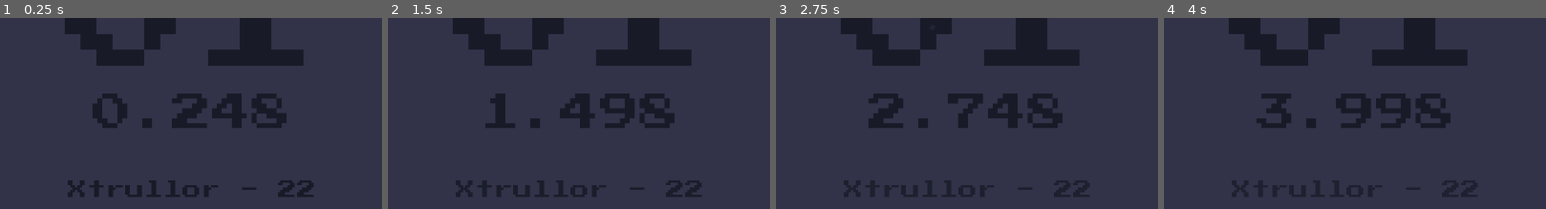
Above: before the commit, frames 1-4 (left to right).
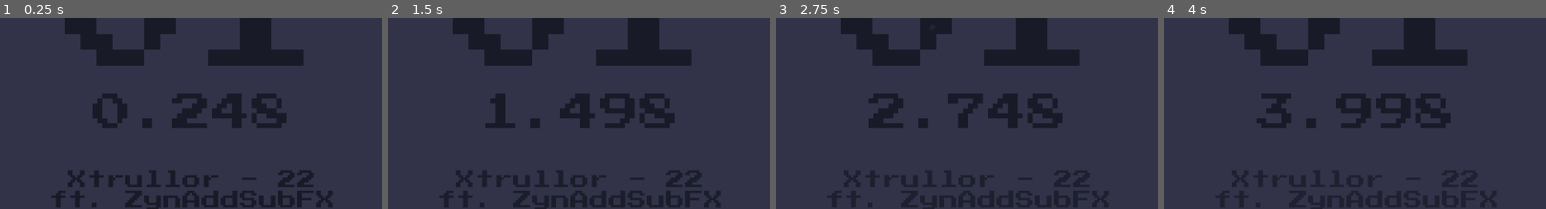
Above: after the commit, the same moments.

Repository: veprogames/gododger
Game: Godot game, scene res://level/level.tscn
Same seed, same stepped clock (60 frames per second), same inputs: the game is played once before the commit and once after it.
Inputs (mouse positions are % of the whole screen's width and height, from its top left):
- Up to frame 1 (0.25 s): no input
- Up to frame 2 (1.5 s): move the mouse to (55, 50) at 0.52 s; move the mouse to (45, 50) at 1.27 s
- Up to frame 3 (2.75 s): move the mouse to (52, 48) at 2.02 s
- Up to frame 4 (4 s): move the mouse to (49, 52) at 2.77 s; move the mouse to (57, 51) at 3.52 s
The pictures show only the part of the screen within x 25-75%, y 50-100%; the shares and areas given below are measured in that part.

The runs differ from the first frame. In frame 1, 3.7% of the frame differs, in the area x 13-87%, y 80-100%; in frame 2, 3.7%; in frame 3, 3.5%; in frame 4, 3.3%.

Commit message:
add sound effects

Diff:
--- a/behavior/shoot/periodic_shoot_behavior.gd
+++ b/behavior/shoot/periodic_shoot_behavior.gd
@@ -20,6 +20,7 @@
 
 func shoot_pattern() -> void:
 	enemy.play_shoot_animation()
+	play_audio()
 	for i in range(count):
 		var a := i / (count as float) * TAU
 		shoot(a + offset + rotate_speed * elapsed, bullet_speed)
--- a/behavior/shoot/shoot_behavior.gd
+++ b/behavior/shoot/shoot_behavior.gd
@@ -3,6 +3,7 @@
 
 var Bullet := preload("res://bullet/bullet.tscn")
 @onready var root := $"/root/Level/Objects"
+@onready var audio_player := $AudioShoot as AudioStreamPlayer
 
 func shoot(direction: float, speed: float) -> void:
 	var bullet := Bullet.instantiate() as Bullet
@@ -10,3 +11,6 @@
 	bullet.direction = direction
 	bullet.speed = speed
 	bullet.position = enemy.position
+
+func play_audio() -> void:
+	audio_player.play()
--- a/behavior/shoot/shoot_behavior.tscn
+++ b/behavior/shoot/shoot_behavior.tscn
@@ -1,7 +1,12 @@
-[gd_scene load_steps=3 format=3 uid="uid://c4daj36345q20"]
+[gd_scene load_steps=4 format=3 uid="uid://c4daj36345q20"]
 
 [ext_resource type="PackedScene" uid="uid://ct455iucw4404" path="res://behavior/behavior.tscn" id="1_lfs4d"]
 [ext_resource type="Script" path="res://behavior/shoot/shoot_behavior.gd" id="2_mqd7e"]
+[ext_resource type="AudioStream" uid="uid://dkgpmsn4rdknc" path="res://behavior/shoot/shoot.wav" id="3_o5gsg"]
 
 [node name="ShootBehavior" instance=ExtResource("1_lfs4d")]
 script = ExtResource("2_mqd7e")
+
+[node name="AudioShoot" type="AudioStreamPlayer" parent="." index="0"]
+stream = ExtResource("3_o5gsg")
+max_polyphony = 4
--- a/key/key.tscn
+++ b/key/key.tscn
@@ -1,8 +1,9 @@
-[gd_scene load_steps=9 format=3 uid="uid://cr1t6hyr0mrrp"]
+[gd_scene load_steps=10 format=3 uid="uid://cr1t6hyr0mrrp"]
 
 [ext_resource type="Script" path="res://key/key.gd" id="1_eukmg"]
 [ext_resource type="Texture2D" uid="uid://rhb4r2e2vk2f" path="res://key/key.png" id="2_gjnp3"]
 [ext_resource type="PackedScene" uid="uid://b4qsplrduk1l8" path="res://safezone/safe_zone.tscn" id="3_vfe7t"]
+[ext_resource type="AudioStream" uid="uid://cyeayr4oje1v7" path="res://key/collect.wav" id="4_5rchi"]
 
 [sub_resource type="RectangleShape2D" id="RectangleShape2D_uxudv"]
 size = Vector2(12, 6)
@@ -88,6 +89,20 @@
 "update": 0,
 "values": [Vector2(0, 0), Vector2(2, -4), Vector2(10, 35)]
 }
+tracks/3/type = "method"
+tracks/3/imported = false
+tracks/3/enabled = true
+tracks/3/path = NodePath("AudioCollect")
+tracks/3/interp = 1
+tracks/3/loop_wrap = true
+tracks/3/keys = {
+"times": PackedFloat32Array(0),
+"transitions": PackedFloat32Array(1),
+"values": [{
+"args": [0.0],
+"method": &"play"
+}]
+}
 
 [sub_resource type="AnimationLibrary" id="AnimationLibrary_6jb7o"]
 _data = {
@@ -113,4 +128,7 @@
 "": SubResource("AnimationLibrary_6jb7o")
 }
 
+[node name="AudioCollect" type="AudioStreamPlayer" parent="."]
+stream = ExtResource("4_5rchi")
+
 [connection signal="animation_finished" from="AnimationPlayer" to="." method="_on_animation_player_animation_finished"]
--- a/nextlevel/next_level.gd
+++ b/nextlevel/next_level.gd
@@ -4,6 +4,7 @@
 @onready var level := $"/root/Level" as Level
 @onready var sprite := $Sprite2D as Sprite2D
 @onready var particles := $GPUParticles2D as GPUParticles2D
+@onready var audio_open := $AudioOpen as AudioStreamPlayer
 
 @onready var texture_enabled := preload("res://nextlevel/portal_enabled.png")
 
@@ -18,5 +19,6 @@
 
 func activate() -> void:
 	active = true
+	audio_open.play()
 	sprite.texture = texture_enabled
 	particles.emitting = true
--- a/nextlevel/next_level.tscn
+++ b/nextlevel/next_level.tscn
@@ -1,8 +1,9 @@
-[gd_scene load_steps=9 format=3 uid="uid://c11qqxbj740as"]
+[gd_scene load_steps=10 format=3 uid="uid://c11qqxbj740as"]
 
 [ext_resource type="Script" path="res://nextlevel/next_level.gd" id="1_huoms"]
 [ext_resource type="Texture2D" uid="uid://dxurfc1dvo8cv" path="res://nextlevel/portal_disabled.png" id="2_73280"]
 [ext_resource type="PackedScene" uid="uid://b4qsplrduk1l8" path="res://safezone/safe_zone.tscn" id="3_o1nro"]
+[ext_resource type="AudioStream" uid="uid://byfjvq388gr5f" path="res://nextlevel/open.wav" id="4_fj1yi"]
 
 [sub_resource type="RectangleShape2D" id="RectangleShape2D_golky"]
 size = Vector2(12, 12)
@@ -52,3 +53,6 @@
 
 [node name="SafeZone" parent="." instance=ExtResource("3_o1nro")]
 shape = SubResource("CircleShape2D_0iunv")
+
+[node name="AudioOpen" type="AudioStreamPlayer" parent="."]
+stream = ExtResource("4_fj1yi")
--- a/ui/ui.tscn
+++ b/ui/ui.tscn
@@ -55,7 +55,9 @@
 grow_vertical = 2
 theme = ExtResource("2_pe3km")
 theme_override_font_sizes/font_size = 48
-text = "Xtrullor - 22"
+text = "Xtrullor - 22
+ft. ZynAddSubFX"
+horizontal_alignment = 1
 
 [node name="LabelScore" type="Label" parent="."]
 anchors_preset = 5
Not shown, added: behavior/shoot/shoot.wav.import
Not shown, added: key/collect.wav.import
Not shown, added: nextlevel/open.wav.import
Not shown, added: behavior/shoot/shoot.wav
Not shown, added: key/collect.wav
Not shown, added: nextlevel/open.wav
